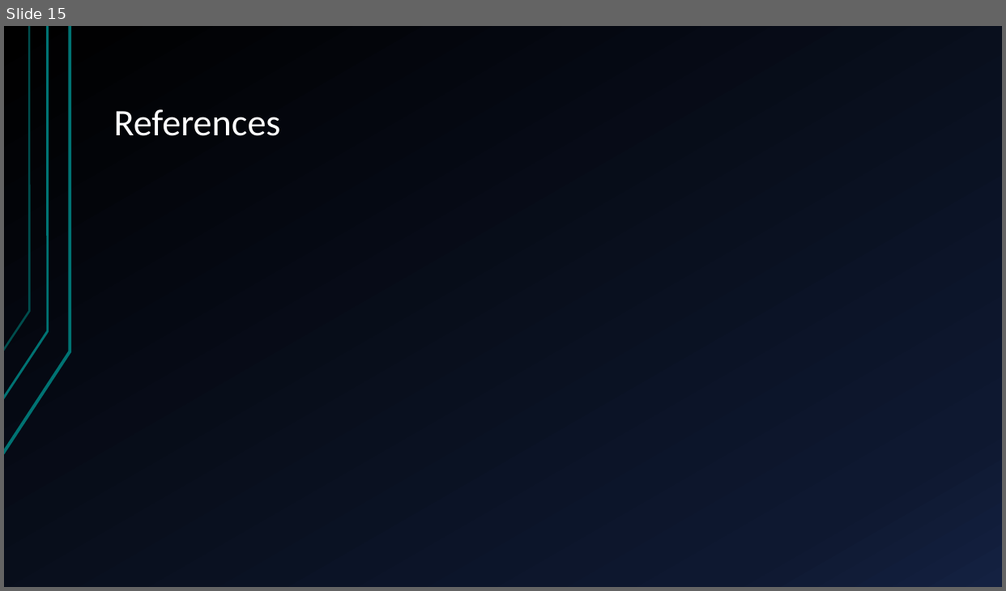
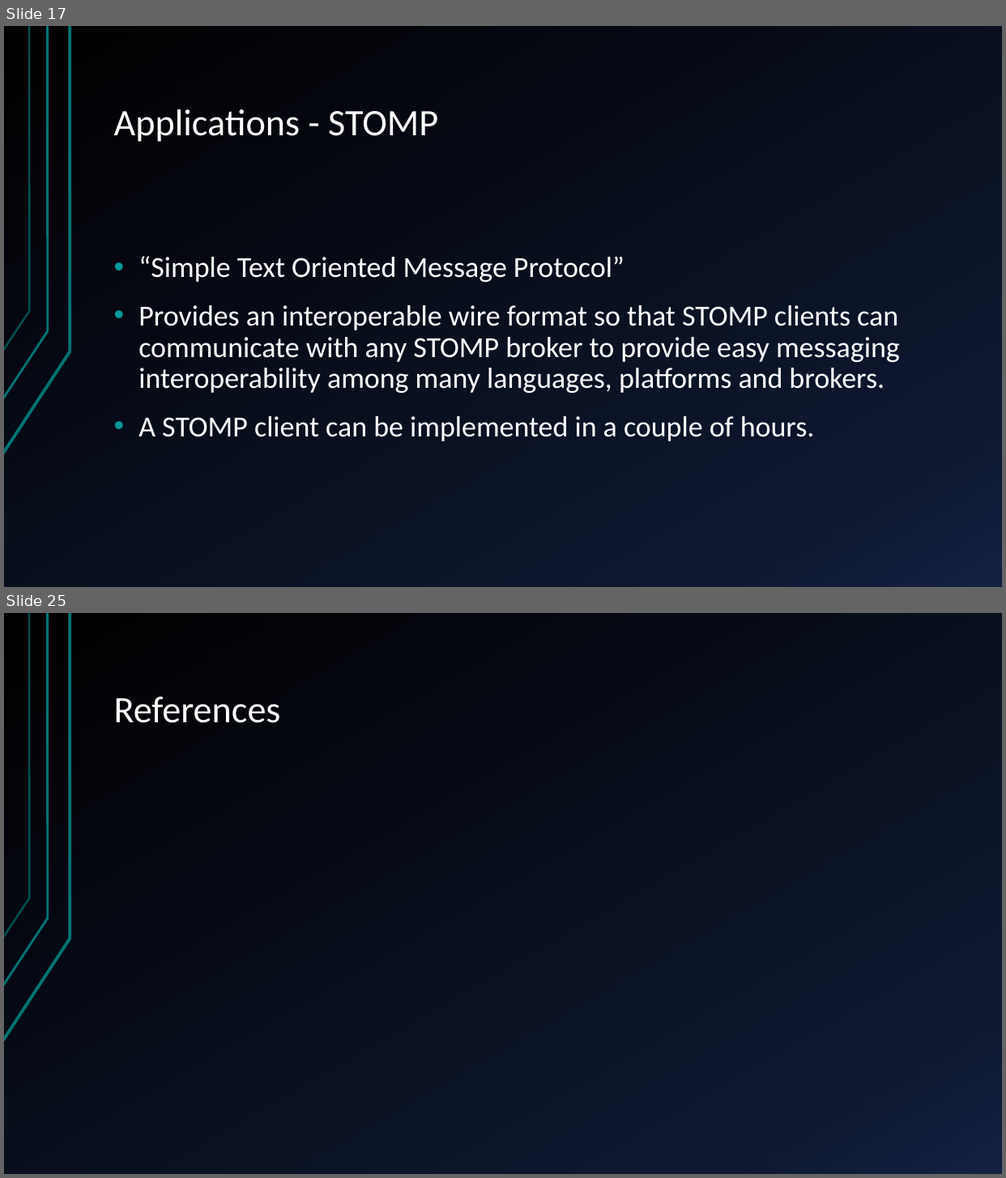
Before and after one commit to marc7666/Distributed-computing-course, a slide deck: Activities/Activity 2/RabbitMQ – components, benefits and application.pptx. Shown one above the other, each under a label of ours: slide 15 before the commit, slides 17 and 25 after it; the slides between them are not shown. The pictures are 1006x591 and 1006x1178 pixels, drawn with LibreOffice and Linux fonts; fonts in the diff are those of the drawing. Boxes give left, top, right and bottom in pixels: in the first picture for what was removed or moved away, otherwise in the second. Text is boxed around its words. In the diff, an @@ line names an element or a change of style, - is before the commit and + after.

```diff
--- a/Activities/Activity 2/RabbitMQ – components, benefits and application.pptx
+++ b/Activities/Activity 2/RabbitMQ – components, benefits and application.pptx
@@ slide 17 added at bbox=[4, 26, 1002, 587], background gradient #000000 to #0F1931 to #142242; not listed: 3 template elements that a slide beside it also shows @@
@@ title added at bbox=[114, 109, 438, 142], 36 pt, text #FFFFFF @@
+Applications - STOMP
@@ text added at bbox=[138, 256, 900, 442], 28 pt, text #FFFFFF @@
+• “Simple Text Oriented Message Protocol”
+• Provides an interoperable wire format so that STOMP clients can communicate with any STOMP broker to provide easy messaging interoperability among many languages, platforms and brokers.
+• A STOMP client can be implemented in a couple of hours.
@@ what was slide 15 is now slide 25 @@
```
Also in this commit, not shown: 9 slides changed, 13 other slides added, 4 slides removed, 2 other files.
